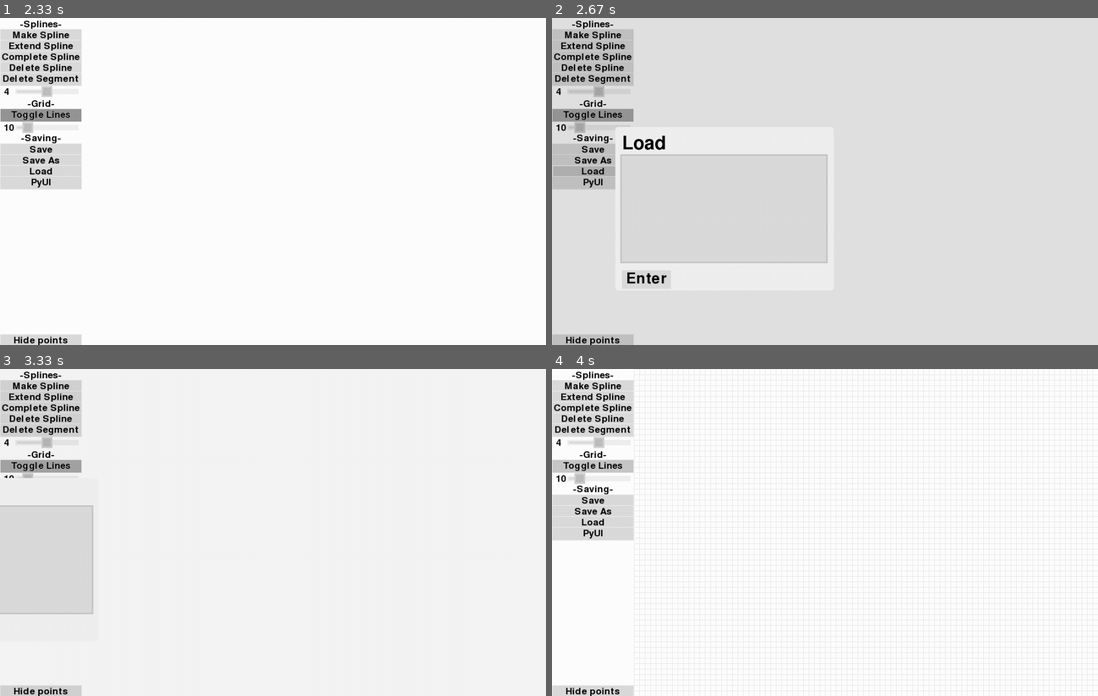
Above: before the commit, frames 1-4 (two rows, left to right).
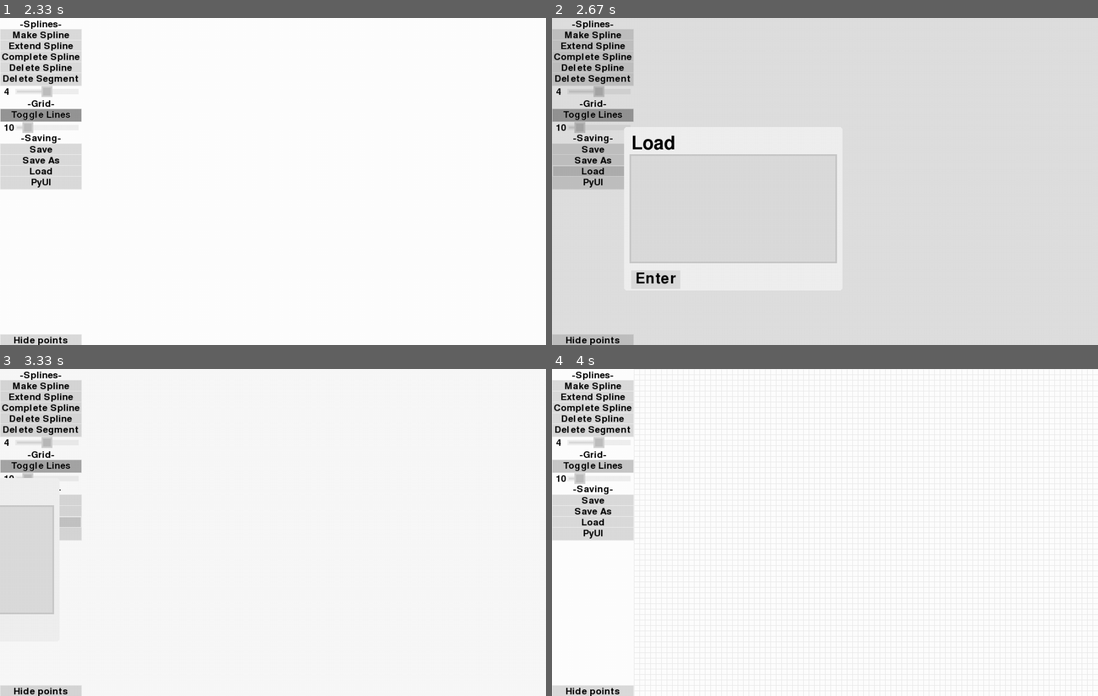
Above: after the commit, the same moments.

Repository: christianharris-3/PyUI
Game: pygame game, started from PyUI vector maker.py
Two runs of this game, one before a commit and one after it. Both use one fixed random seed, a clock stepped at 60 frames per second and the inputs below.
Inputs (mouse positions are in pixels of both pictures, inside the frame that each line leads up to):
- Up to frame 1 (2.33 s): click (38, 47) at 0.38 s; click (49, 89) at 0.72 s; click (447, 171) at 1.05 s; click (38, 80) at 1.38 s; click (354, 67) at 1.72 s; click (38, 116) at 2.05 s
- Up to frame 2 (2.67 s): click (628, 171) at 2.38 s
- Up to frame 3 (3.33 s): click (256, 476) at 2.72 s
- Up to frame 4 (4 s): click (590, 408) at 3.55 s; click (617, 460) at 3.88 s

Frame 1 is identical in both runs. In frame 2, 0.7% of the frame differs, in the area x 11-53%, y 33-82%; in frame 3, 1.8%, in the area x 9-18%, y 36-75%; in frame 4, nothing differs.

Commit message:
Update PyUI.py
added delta time variable, animations should be same speed independent of fps.
fixed bug with logo not working properly in corner of screen

Diff:
--- a/PyUI.py
+++ b/PyUI.py
@@ -407,6 +407,7 @@
 
         self.clipboard = pygame.scrap.get('str')
 
+        self.timetracker = time.perf_counter()
 
         self.scrolllimit = 100
         self.escapeback = True
@@ -432,7 +433,7 @@
 
         self.PyUItitle = PyUItitle
         if PyUItitle:
-            self.logo = self.rendershapelogo('logo',100,(0,0,0),(255,255,255),False)
+            self.logo = self.rendershapelogo('logo',50,(0,0,0),(255,255,255),False)
             self.logo.set_colorkey((255,255,255))
             pygame.display.set_icon(self.logo)
             pygame.display.set_caption('PyUI Application')
@@ -529,6 +530,9 @@
             self.IDs[f'auto_generate_menu:{menu}'].drawallmenu(screen)
 
     def loadtickdata(self):
+        t = time.perf_counter()
+        self.deltatime = 60*(t-self.timetracker)
+        self.timetracker = t
         self.blockf11-=1
         self.mpos = list(pygame.mouse.get_pos())
         self.mprs = pygame.mouse.get_pressed()
@@ -3041,6 +3045,7 @@
         self.permamove = permamove
 
         self.progress = 0
+        self.timetracker = 0
         self.wait = wait
         self.skip = skiptoscreen
         self.fadeout = False
@@ -3102,6 +3107,16 @@
         return pygame.Rect(0,0,self.ui.screenw,self.ui.screenh).colliderect(pygame.Rect(cords[0],cords[1],self.ui.IDs[self.animateID].width*scale,self.ui.IDs[self.animateID].height*scale))
 
     def animate(self):
+        prev = round(self.timetracker)
+        if self.wait in [0,1]:
+            self.timetracker+=1
+        self.timetracker+=self.ui.deltatime
+        new = round(self.timetracker)
+        for a in range(prev,new):
+            if self.move1frame():
+                return True
+        return False
+    def move1frame(self):
         self.wait-=1
         if self.wait == 0:
             sp,ep = False,False
